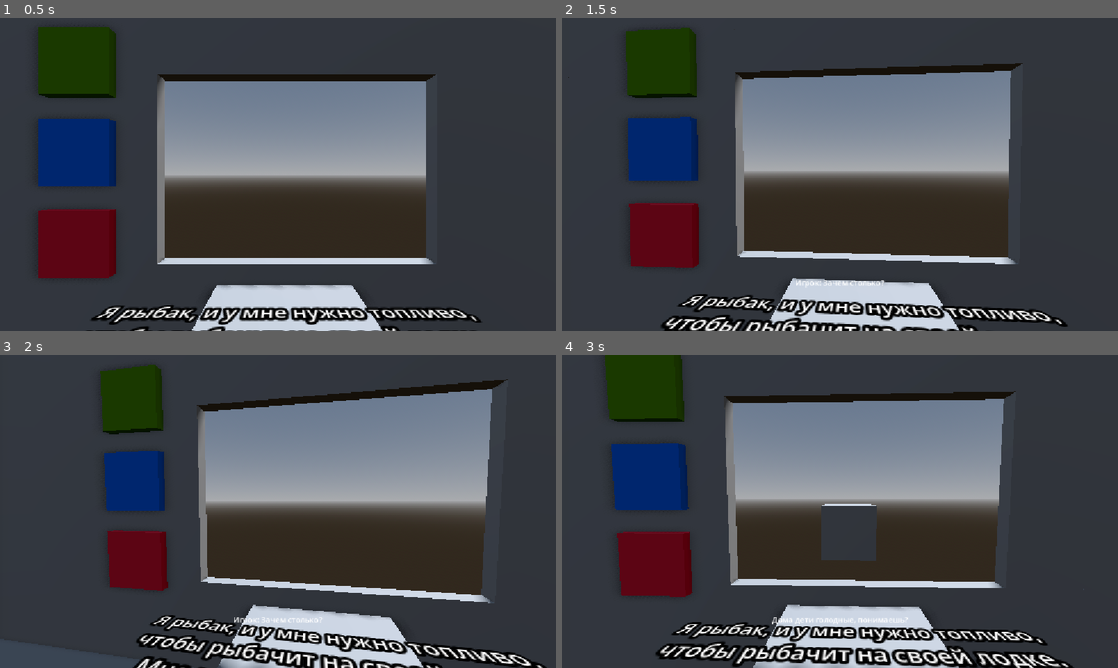
Above: before the commit, frames 1-4 (two rows, left to right).
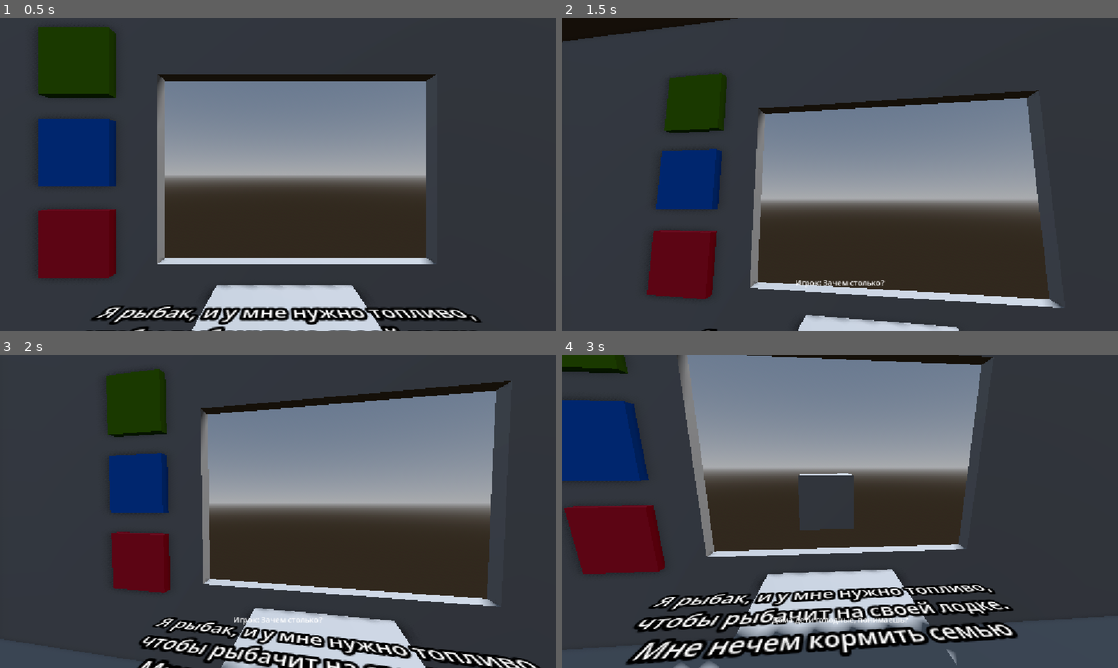
Above: after the commit, the same moments.

Repository: RolicsVin/AZS
Game: Godot game, scene res://scenes/game.tscn
Two runs of this game, one before a commit and one after it. Both use one fixed random seed, a clock stepped at 60 frames per second and the inputs below.
Inputs (mouse positions are in pixels of both pictures, inside the frame that each line leads up to):
- Up to frame 1 (0.5 s): no input
- Up to frame 2 (1.5 s): tap Enter (ui_accept) at 0.5, 0.77 s; move the mouse to (962, 158) at 0.52 s; hold Right (ui_right) 0.53-1.28 s; click (962, 158) at 0.6 s; move the mouse to (728, 190) at 1.27 s; hold Down (ui_down) from 1.28 s (still down); click (728, 190) at 1.35 s
- Up to frame 3 (2 s): keep holding Down (ui_down); tap Enter (ui_accept) at 1.52 s
- Up to frame 4 (3 s): move the mouse to (895, 442) at 2.02 s; release Down (ui_down) at 2.03 s; hold Right (ui_right) 2.03-2.78 s; click (895, 442) at 2.1 s; move the mouse to (812, 574) at 2.77 s; hold Up (ui_up) from 2.78 s (still down); click (812, 574) at 2.85 s

Frame 1 is identical in both runs. In frame 2, 41% of the frame differs, in the area x 0-91%, y 0-100%; in frame 3, 10%; in frame 4, 55%, in the area x 0-100%, y 0-100%.

Commit message:
## Update Camera ##
Добавил систему с переключением камеры между двумя состояниями

Diff:
--- a/scenes/camera_3d.gd
+++ b/scenes/camera_3d.gd
@@ -1,36 +1,128 @@
+
 extends Camera3D
 
+@export_category("Hold Points")
+@export var rotation_point: Node3D
+@export var position_point: Node3D
+
+@export_category("Rotation")
 @export var speed: float = 5.0
 @export var limit: float = 10.0
 @export var mouse_sensitivity: float = 0.1
 
-var normal_rotation: Vector3
+@export_category("Position Movement")
+@export var position_speed: float = 5.0
+
+@export_category("Mouse State")
+@export_range(0.0, 0.5, 0.01) var dead_zone: float = 0.05
+
+@export_category("Position Mouse Follow")
+@export var position_mouse_sensitivity: float = 0.001
+@export var position_mouse_limit: float = 0.5
+@export var position_mouse_speed: float = 3.0
+
+@export var LookPoint: bool = true
+
 var mouse_rotation: Vector2 = Vector2.ZERO
+var position_mouse_offset: Vector2 = Vector2.ZERO
+
+var position_mode: bool = false
 
 
-func _ready():
-	normal_rotation = rotation_degrees
+func _ready() -> void:
 	Input.mouse_mode = Input.MOUSE_MODE_VISIBLE
 	get_viewport().warp_mouse(get_viewport().size / 2)
 
 
-func _input(event):
+func _input(event: InputEvent) -> void:
 	if event is InputEventMouseMotion:
-		mouse_rotation.x -= event.relative.y * mouse_sensitivity
-		mouse_rotation.y -= event.relative.x * mouse_sensitivity
 
-		mouse_rotation.x = clampf(mouse_rotation.x, -limit, limit)
-		mouse_rotation.y = clampf(mouse_rotation.y, -limit, limit)
+		if not position_mode:
+			mouse_rotation.x -= event.relative.y * mouse_sensitivity
+			mouse_rotation.y -= event.relative.x * mouse_sensitivity
+
+			mouse_rotation.x = clampf(mouse_rotation.x, -limit, limit)
+			mouse_rotation.y = clampf(mouse_rotation.y, -limit, limit)
+
+		else:
+			# Движение камеры за мышью без инверсии.
+			position_mouse_offset.x += event.relative.x * position_mouse_sensitivity
+			position_mouse_offset.y -= event.relative.y * position_mouse_sensitivity
+
+			position_mouse_offset.x = clampf(
+				position_mouse_offset.x,
+				-position_mouse_limit,
+				position_mouse_limit
+			)
+
+			position_mouse_offset.y = clampf(
+				position_mouse_offset.y,
+				-position_mouse_limit,
+				position_mouse_limit
+			)
 
 
-func _process(delta):
-	var target_rotation: Vector3 = normal_rotation + Vector3(
-		mouse_rotation.x,
-		mouse_rotation.y,
-		0.0
+func _process(delta: float) -> void:
+	var viewport_size := get_viewport().get_visible_rect().size
+	var mouse_y := get_viewport().get_mouse_position().y
+	var mouse_ratio := mouse_y / viewport_size.y
+
+	# Переключение режимов.
+	if position_mode:
+		# Из Position выходим только через верхнюю зону.
+		if mouse_ratio <= dead_zone:
+			position_mode = false
+			position_mouse_offset = Vector2.ZERO
+	else:
+		# В Position переходим только через нижнюю зону.
+		if mouse_ratio >= 1.0 - dead_zone:
+			position_mode = true
+			position_mouse_offset = Vector2.ZERO
+
+	var target_point: Node3D
+
+	if position_mode:
+		target_point = position_point
+	else:
+		target_point = rotation_point
+
+	if not is_instance_valid(target_point):
+		return
+
+	# Базовая позиция Hold Point.
+	var target_position := target_point.global_position
+
+	if position_mode:
+		# Смещение относительно локальных осей Hold Point.
+		var right := target_point.global_transform.basis.x
+		var up := target_point.global_transform.basis.y
+
+		target_position += right * position_mouse_offset.x
+		target_position += up * position_mouse_offset.y
+
+	# Плавное перемещение камеры.
+	global_position = global_position.lerp(
+		target_position,
+		clampf(position_speed * delta, 0.0, 1.0)
 	)
 
-	rotation_degrees = rotation_degrees.lerp(
-		target_rotation,
-		clampf(speed * delta, 0.0, 1.0)
-	)
+	# Целевая ротация.
+	var target_rotation := target_point.global_rotation
+
+	if position_mode:
+		global_rotation = global_rotation.slerp(
+			target_rotation,
+			clampf(position_mouse_speed * delta, 0.0, 1.0)
+		)
+	else:
+		if LookPoint:
+			target_rotation += Vector3(
+				deg_to_rad(mouse_rotation.x),
+				deg_to_rad(mouse_rotation.y),
+				0.0
+			)
+
+		global_rotation = global_rotation.slerp(
+			target_rotation,
+			clampf(speed * delta, 0.0, 1.0)
+		)
--- a/scenes/game.tscn
+++ b/scenes/game.tscn
@@ -369,9 +369,20 @@
 transform = Transform3D(1, 0, 0, 0, 1, 0, 0, 0, 1, 0.1985321, 0.05029297, 0)
 shape = SubResource("BoxShape3D_oq1mk")
 
-[node name="Camera3D" type="Camera3D" parent="." unique_id=1287069292]
+[node name="Camera3D" type="Camera3D" parent="." unique_id=1287069292 node_paths=PackedStringArray("rotation_point", "position_point")]
 transform = Transform3D(0.99999994, 0, 0, 0, 1, 0, 0, 0, 0.99999994, -0.03702569, 1.0806606, -1.4133594)
 script = ExtResource("8_dinhu")
+rotation_point = NodePath("../CameraHoldPoints/HoldPont1")
+position_point = NodePath("../CameraHoldPoints/HoldPoint2")
+dead_zone = 0.2
+
+[node name="CameraHoldPoints" type="Node3D" parent="." unique_id=882987782]
+
+[node name="HoldPont1" type="Node3D" parent="CameraHoldPoints" unique_id=509984968]
+transform = Transform3D(1, 0, 0, 0, 1, 0, 0, 0, 1, -0.03702569, 1.0806606, -1.4133594)
+
+[node name="HoldPoint2" type="Node3D" parent="CameraHoldPoints" unique_id=1686289279]
+transform = Transform3D(1, 0, 0, 0, -4.371139e-08, 1, 0, -1, -4.371139e-08, -0.03702569, 0.99140334, -2.2254038)
 
 [node name="UI" type="Control" parent="." unique_id=197028051]
 visible = false
